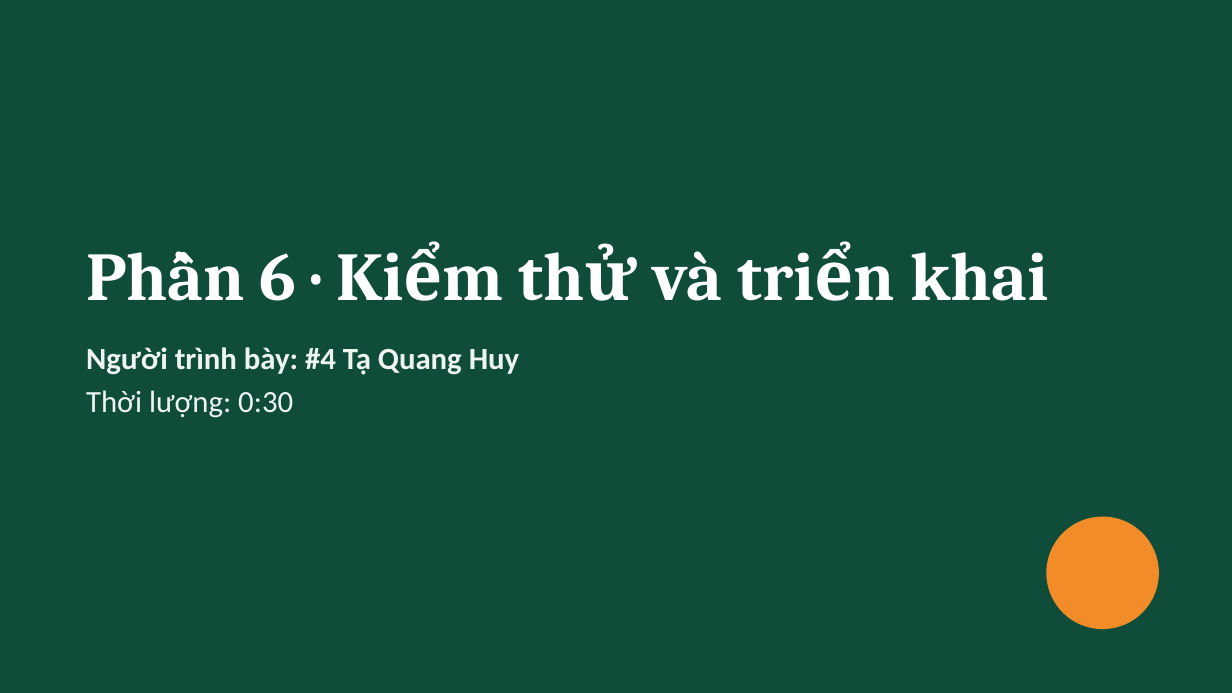
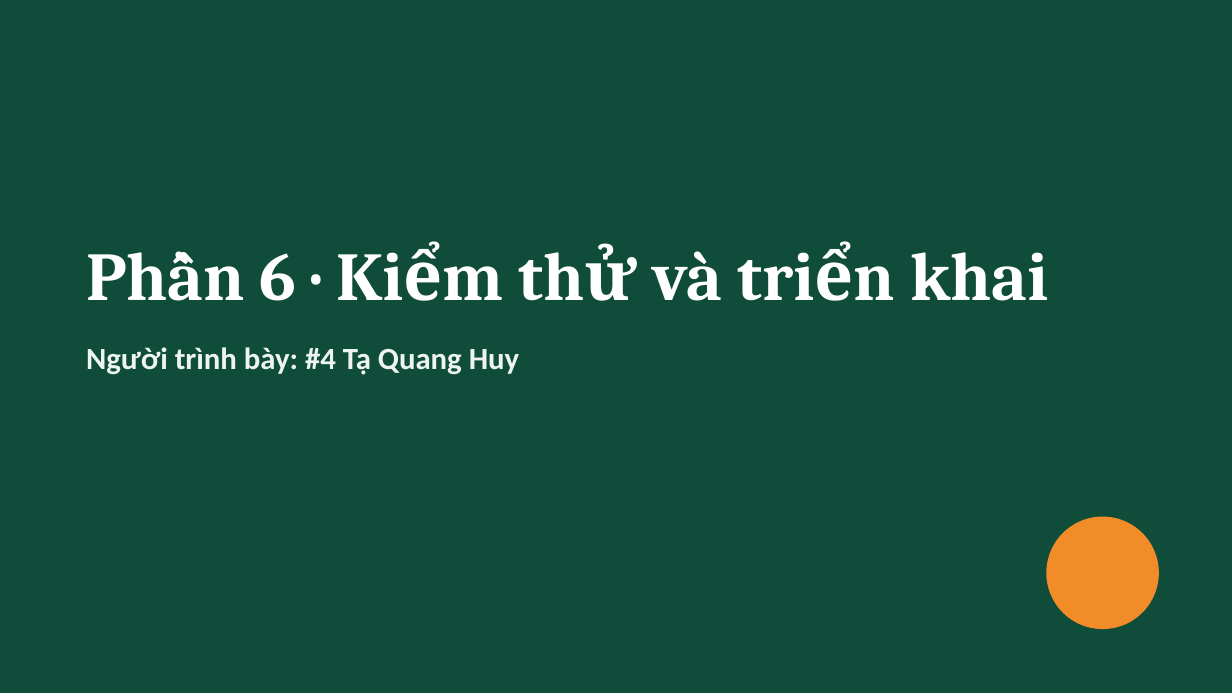
Before and after one commit to mongtrucbay02-sys/Convenience-Store-Management-System, a slide deck: slide 16 of docs/10-final-report/slides/slide_tong-quan-phan-tich_v1_23-11-2026.pptx. Drawn at 1232x693 pixels with LibreOffice and Linux fonts; fonts in the diff are those of the drawing. Boxes give left, top, right and bottom in pixels: in the first picture for what was removed or moved away, otherwise in the second. Text is boxed around its words. In the diff, an @@ line names an element or a change of style, - is before the commit and + after.

```diff
--- a/docs/10-final-report/slides/slide_tong-quan-phan-tich_v1_23-11-2026.pptx
+++ b/docs/10-final-report/slides/slide_tong-quan-phan-tich_v1_23-11-2026.pptx
@@ text at bbox=[86, 390, 293, 418]: paragraph removed @@
-Thời lượng: 0:30
```
Also in this commit, not shown: 5 other slides changed, 1 other file.
